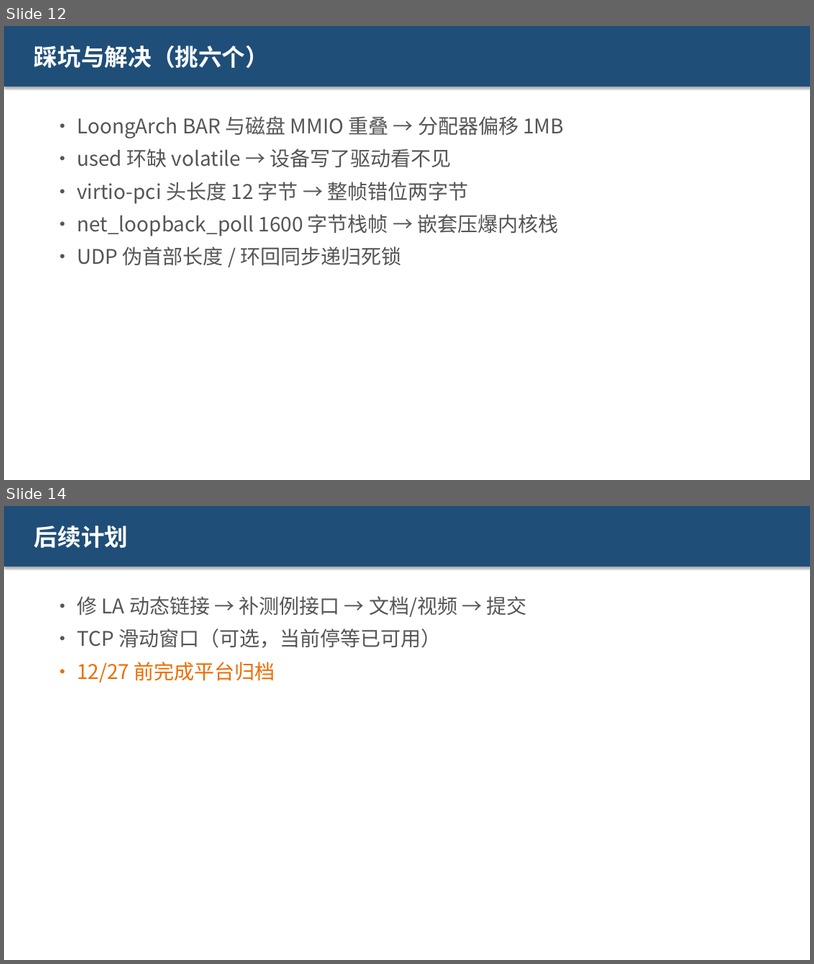
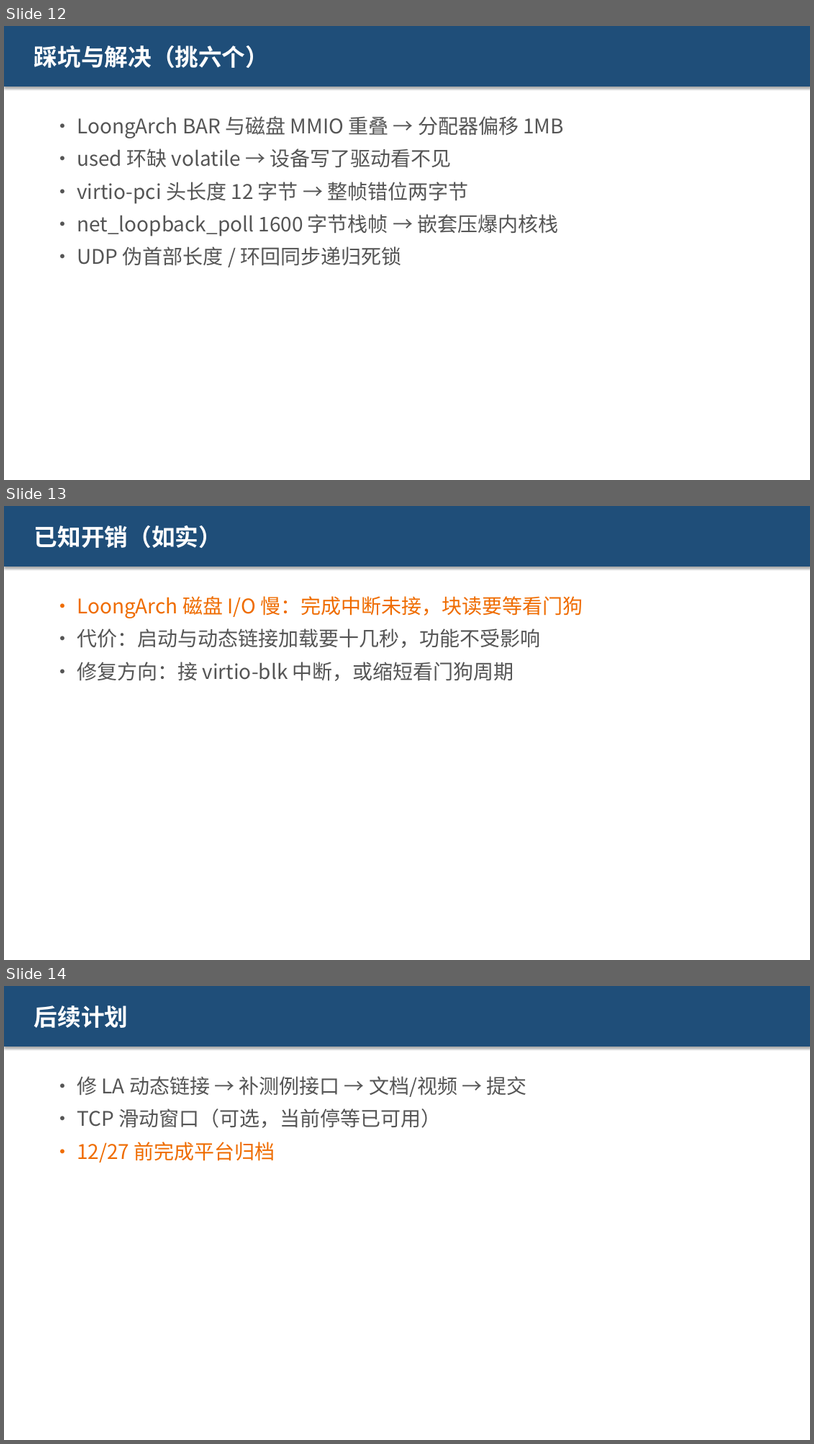
Before and after one commit to sandwich-xz/xv6-proj6, a slide deck: docs/proj6/答辩演示.pptx. Shown one above the other, each under a label of ours: slides 12 and 14 before the commit, slides 12, 13 and 14 after it; the slides between them are not shown. The pictures are 814x964 and 814x1444 pixels, drawn with LibreOffice and Linux fonts; fonts in the diff are those of the drawing. Boxes give left, top, right and bottom in pixels: in the first picture for what was removed or moved away, otherwise in the second. Text is boxed around its words. In the diff, an @@ line names an element or a change of style, - is before the commit and + after.

Commit message:
docs: LA dynhello 实际可跑通（慢在磁盘中断未接），同步 README/设计文档/PPT/交接说明

```diff
--- a/docs/proj6/答辩演示.pptx
+++ b/docs/proj6/答辩演示.pptx
@@ slide 13 added at (4, 506, 810, 960), background #FFFFFF @@
@@ rectangle added at (4, 506, 810, 566), fill #1F4E79, 28 pt, text #FFFFFF, bold @@
+已知开销（如实）
@@ text added at (77, 596, 583, 681), 24 pt, text #555555 @@
+• LoongArch 磁盘 I/O 慢：完成中断未接，块读要等看门狗
+• 代价：启动与动态链接加载要十几秒，功能不受影响
+• 修复方向：接 virtio-blk 中断，或缩短看门狗周期
```
Also in this commit, not shown: 1 slide changed, 1 slide removed, 3 other files.
